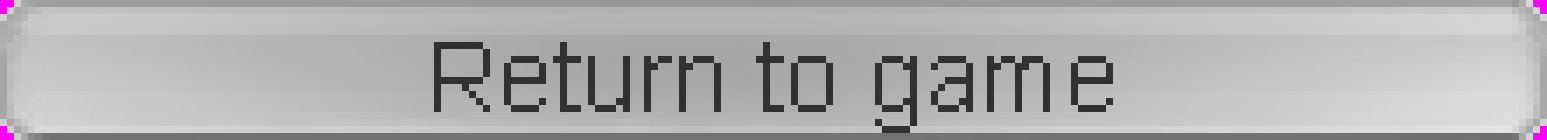
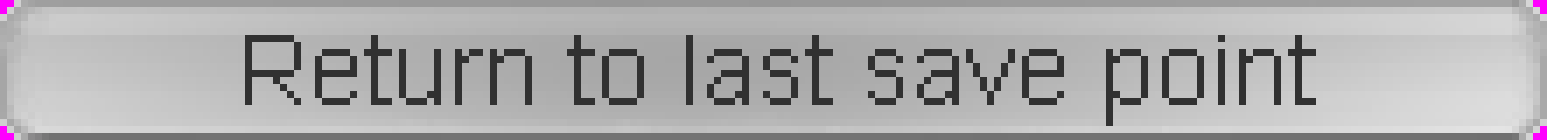
Layer changes from the first (1547, 140) image to the second:
painted on "Clicked text (r.click -> edit text)" over left=245, top=35, right=1316, bottom=133
